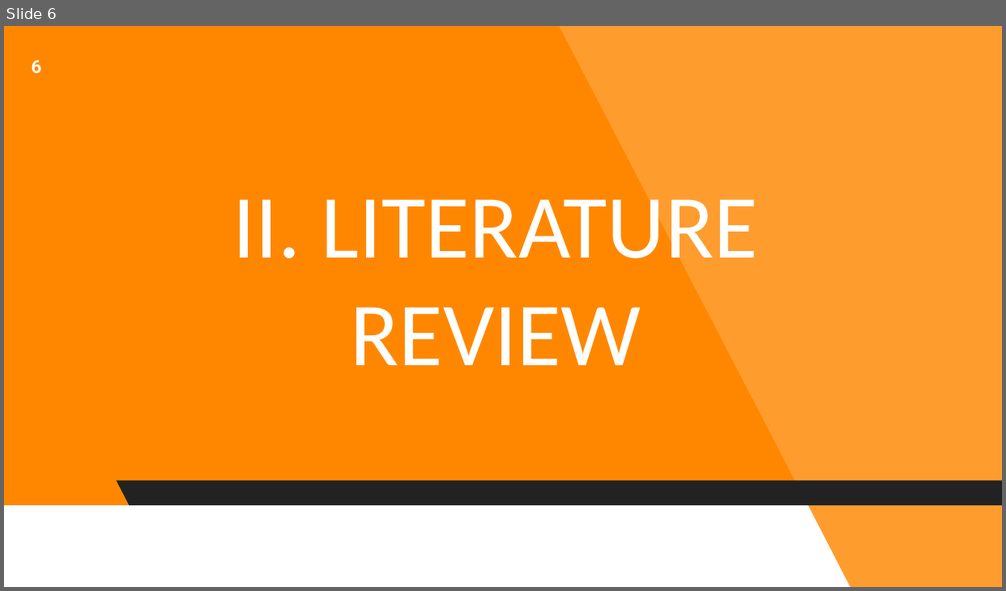
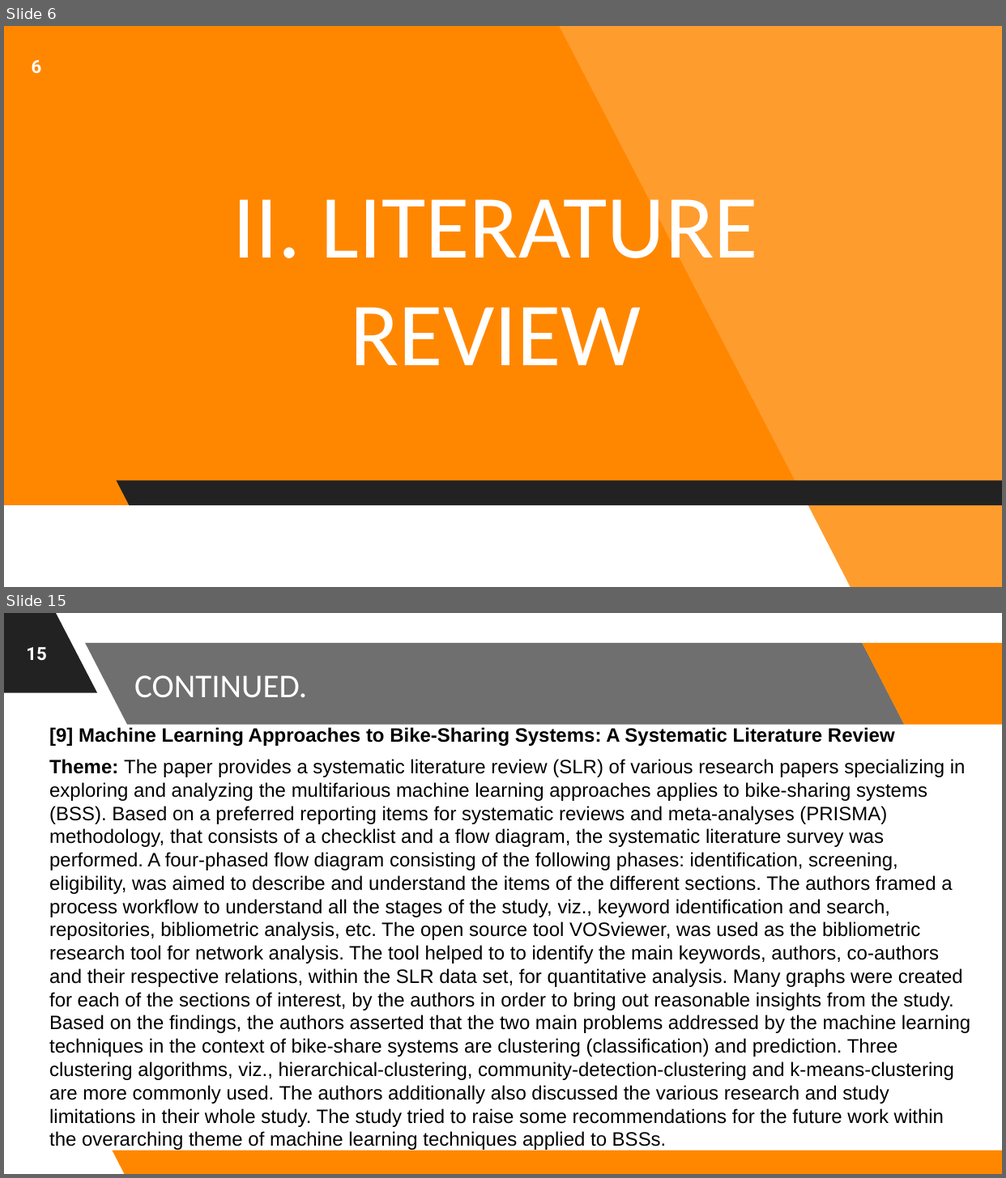
Before and after one commit to astrodestroyergithub/Divvy-Bike-Share, a slide deck: PPTS/19BCE1156_Tamojit_Roy_Capstone_Project_B.Tech_CSE_2019-23_Review-1.pptx. Shown one above the other, each under a label of ours: slide 6 before the commit, slides 6 and 15 after it; the slides between them are not shown. The pictures are 1006x591 and 1006x1178 pixels, drawn with LibreOffice and Linux fonts; fonts in the diff are those of the drawing; background and template pictures are left out. Boxes give left, top, right and bottom in pixels: in the first picture for what was removed or moved away, otherwise in the second. Text is boxed around its words. In the diff, an @@ line names an element or a change of style, - is before the commit and + after.

Commit message:
Written Themes-Discoverd-in-Review in Review-1 PPT

```diff
--- a/PPTS/19BCE1156_Tamojit_Roy_Capstone_Project_B.Tech_CSE_2019-23_Review-1.pptx
+++ b/PPTS/19BCE1156_Tamojit_Roy_Capstone_Project_B.Tech_CSE_2019-23_Review-1.pptx
@@ slide 15 added at [4, 613, 1002, 1174], background picture (left out) @@
@@ freeform shape added at [4, 613, 360, 1174], fill #FFFFFF at 18% opacity @@
@@ parallelogram added at [4, 613, 97, 693], fill #222222 @@
@@ parallelogram added at [56, 613, 113, 694], fill #FFFFFF @@
@@ page number added at [26, 647, 46, 661], 13 pt, text #FFFFFF, bold @@
+15
@@ parallelogram added at [85, 643, 904, 725], fill #222222 at 65% opacity @@
@@ parallelogram added at [863, 643, 1002, 725], fill #FF8700 @@
@@ title added at [134, 675, 307, 697], 24 pt, text #FFFFFF @@
+CONTINUED.
@@ text added at [49, 726, 970, 1151], 14 pt, text #000000 @@
+[9] Machine Learning Approaches to Bike-Sharing Systems: A Systematic Literature Review
+Theme: The paper provides a systematic literature review (SLR) of various research papers specializing in exploring and analyzing the multifarious machine learning approaches applies to bike-sharing systems (BSS). Based on a preferred reporting items for systematic reviews and meta-analyses (PRISMA) methodology, that consists of a checklist and a flow diagram, the systematic literature survey was performed. A four-phased flow diagram consisting of the following phases: identification, screening, eligibility, was aimed to describe and understand the items of the different sections. The authors framed a process workflow to understand all the stages of the study, viz., keyword identification and search, repositories, bibliometric analysis, etc. The open source tool VOSviewer, was used as the bibliometric research tool for network analysis. The tool helped to to identify the main keywords, authors, co-authors and their respective relations, within the SLR data set, for quantitative analysis. Many graphs were created for each of the sections of interest, by the authors in order to bring out reasonable insights from the study. Based on the findings, the authors asserted that the two main problems addressed by the machine learning techniques in the context of bike-share systems are clustering (classification) and prediction. Three clustering algorithms, viz., hierarchical-clustering, community-detection-clustering and k-means-clustering are more commonly used. The authors additionally also discussed the various research and study limitations in their whole study. The study tried to raise some recommendations for the future work within the overarching theme of machine learning techniques applied to BSSs.
@@ parallelogram added at [112, 1151, 1002, 1174], fill #FF8700 @@
```
Also in this commit, not shown: 6 slides changed, 19 other slides added, 1 other file.
